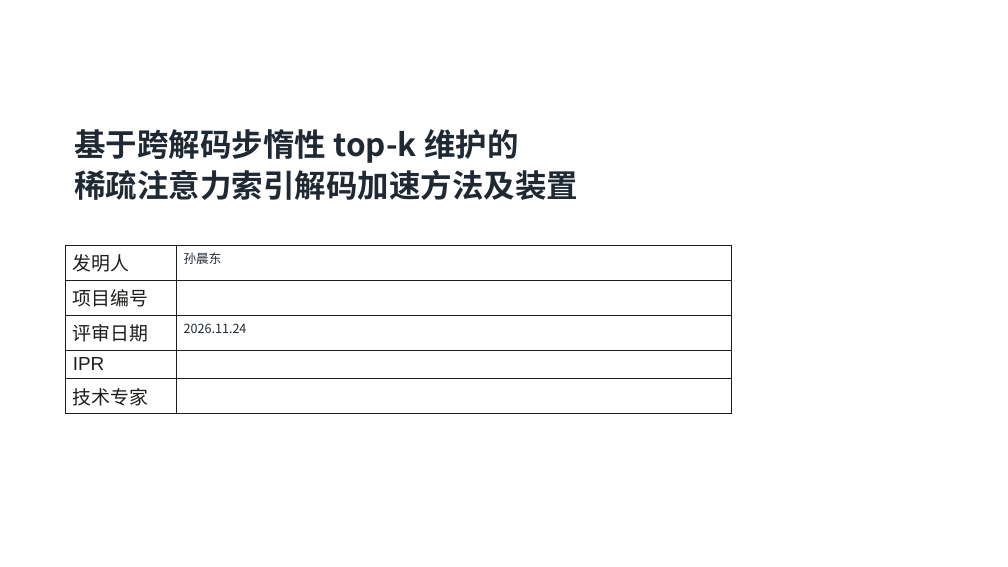
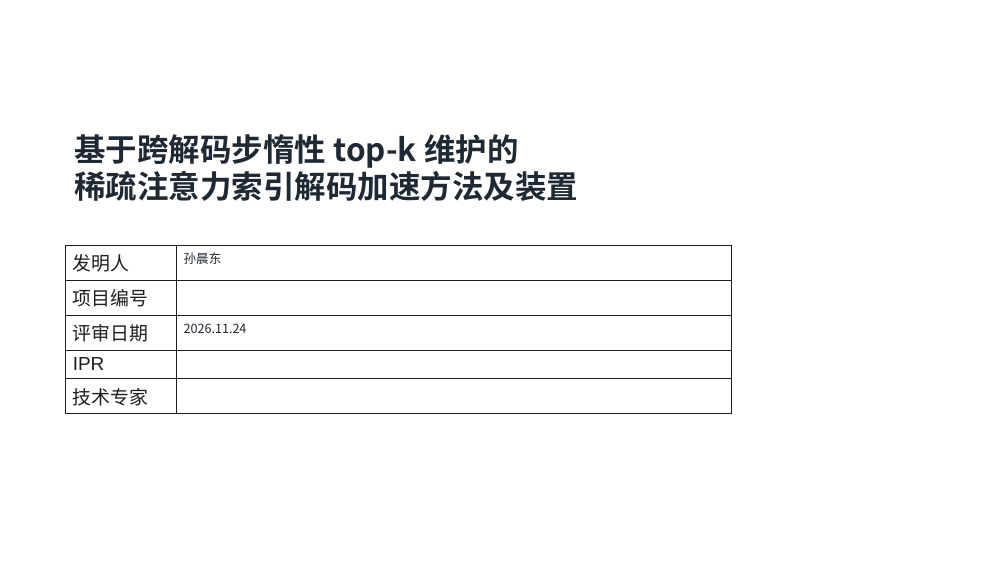
Before and after one commit to sunchendd/patent-ideas, a slide deck: slide 1 of workspace/lazy-topk-indexer/评审材料.pptx. Drawn at 1008x567 pixels with LibreOffice and Linux fonts; fonts in the diff are those of the drawing; background and template pictures are left out. Boxes give left, top, right and bottom in pixels: in the first picture for what was removed or moved away, otherwise in the second. Text is boxed around its words. In the diff, an @@ line names an element or a change of style, - is before the commit and + after.

```diff
--- a/workspace/lazy-topk-indexer/评审材料.pptx
+++ b/workspace/lazy-topk-indexer/评审材料.pptx
@@ title "基于跨解码步惰性 top-k 维护的" at <box>74,134,578,201</box>: line spacing 0.9 to 1; less space between paragraphs @@
```
Also in this commit, not shown: 9 other slides changed, 4 other files.
